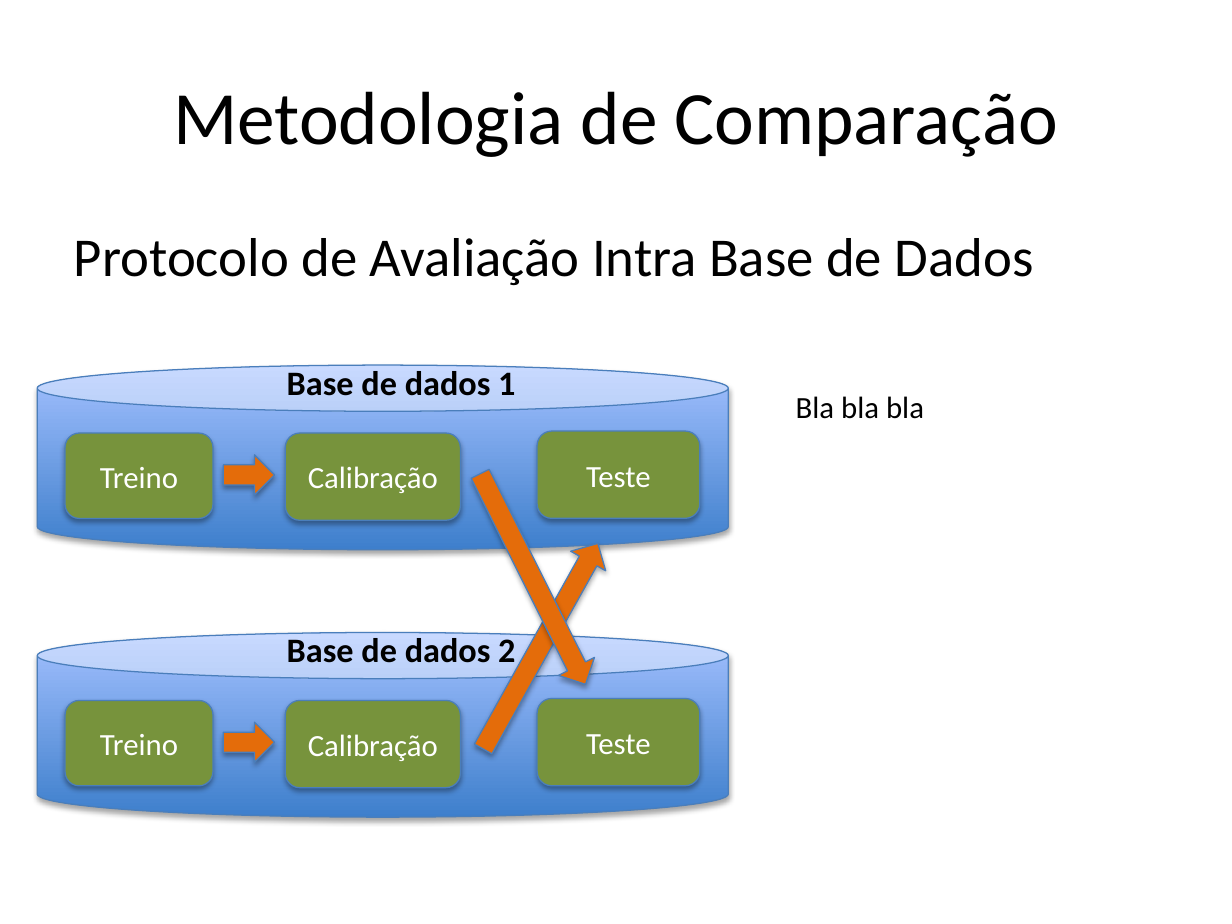
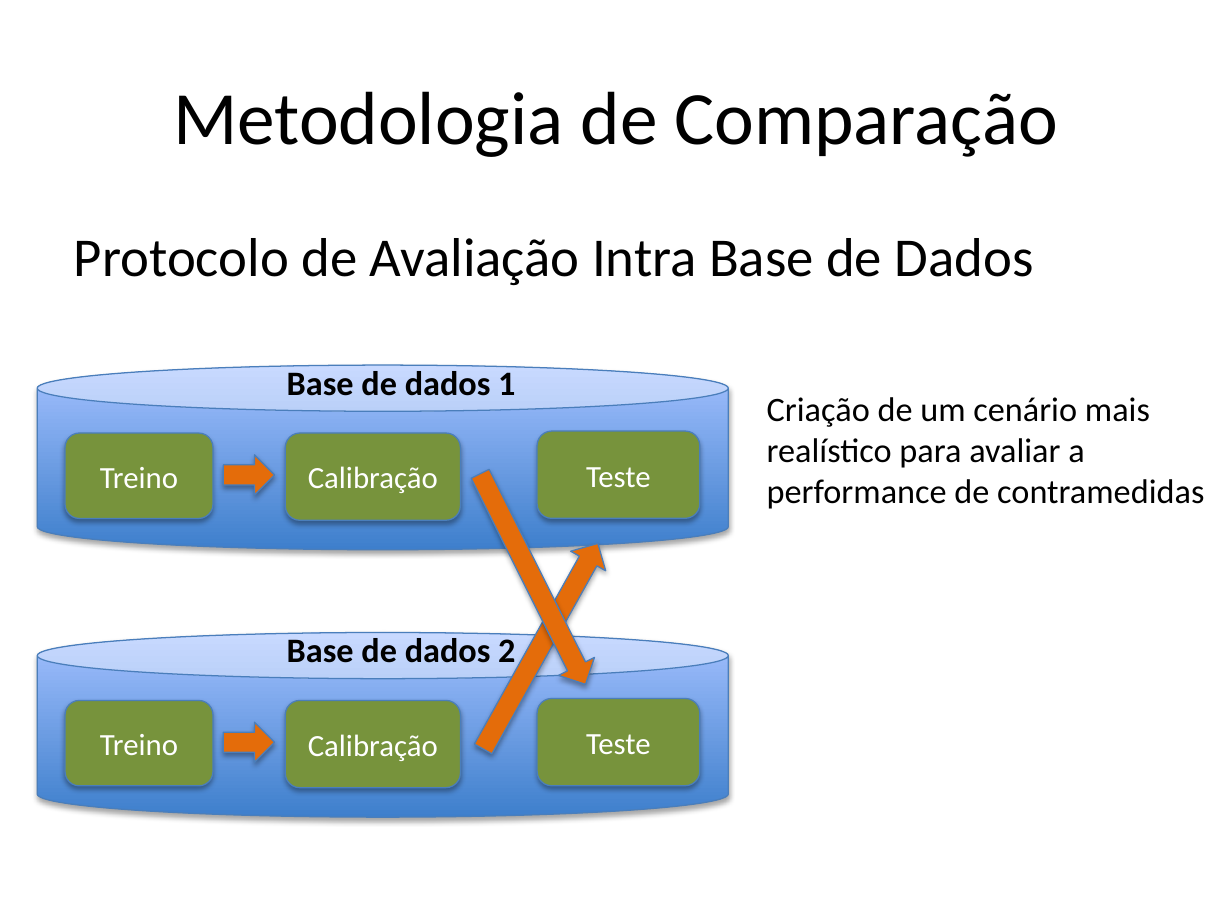
Before and after one commit to tiagofrepereira2012/masters_thesis, a slide deck: slide 30 of qualification/presentation/Presentation.pptx. Drawn at 1232x924 pixels with LibreOffice and Linux fonts; fonts in the diff are those of the drawing. Boxes give left, top, right and bottom in pixels: in the first picture for what was removed or moved away, otherwise in the second. Text is boxed around its words. In the diff, an @@ line names an element or a change of style, - is before the commit and + after.

```diff
--- a/qualification/presentation/Presentation.pptx
+++ b/qualification/presentation/Presentation.pptx
@@ text added at (x1=767, y1=397, x2=1204, y2=509), 20 pt, text #000000 @@
+Criação de um cenário mais realístico para avaliar a performance de contramedidas
@@ text removed at (x1=796, y1=396, x2=924, y2=419) @@
-Bla bla bla
```
Also in this commit, not shown: 9 other slides changed, 7 slides added, 2 slides removed.
